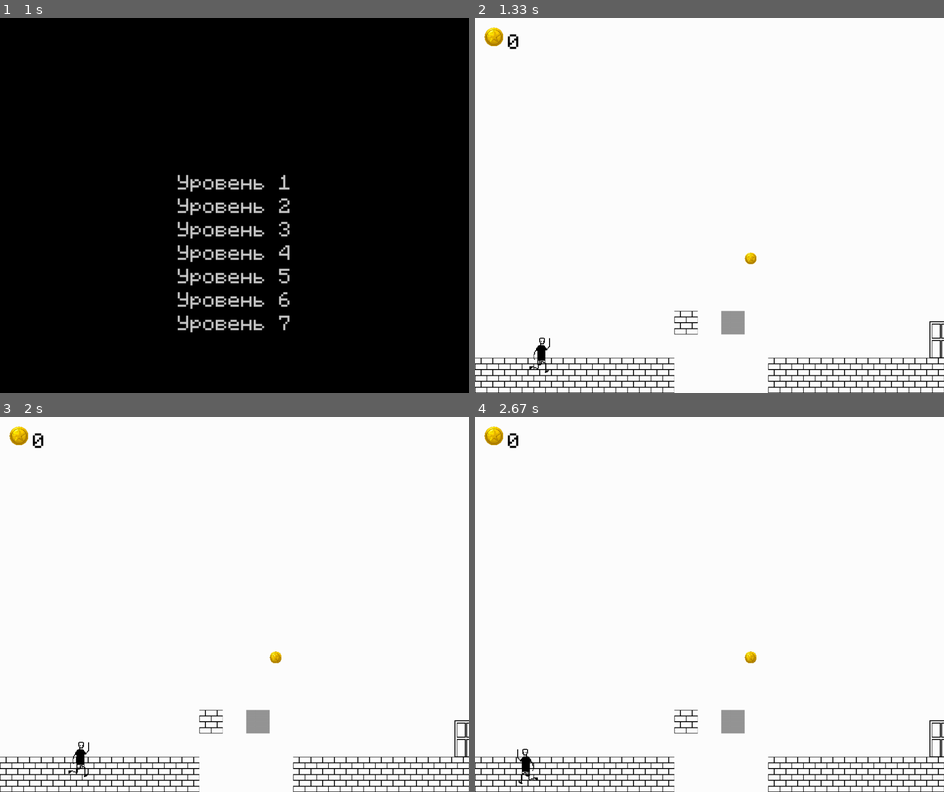
Above: before the commit, frames 1-4 (two rows, left to right).
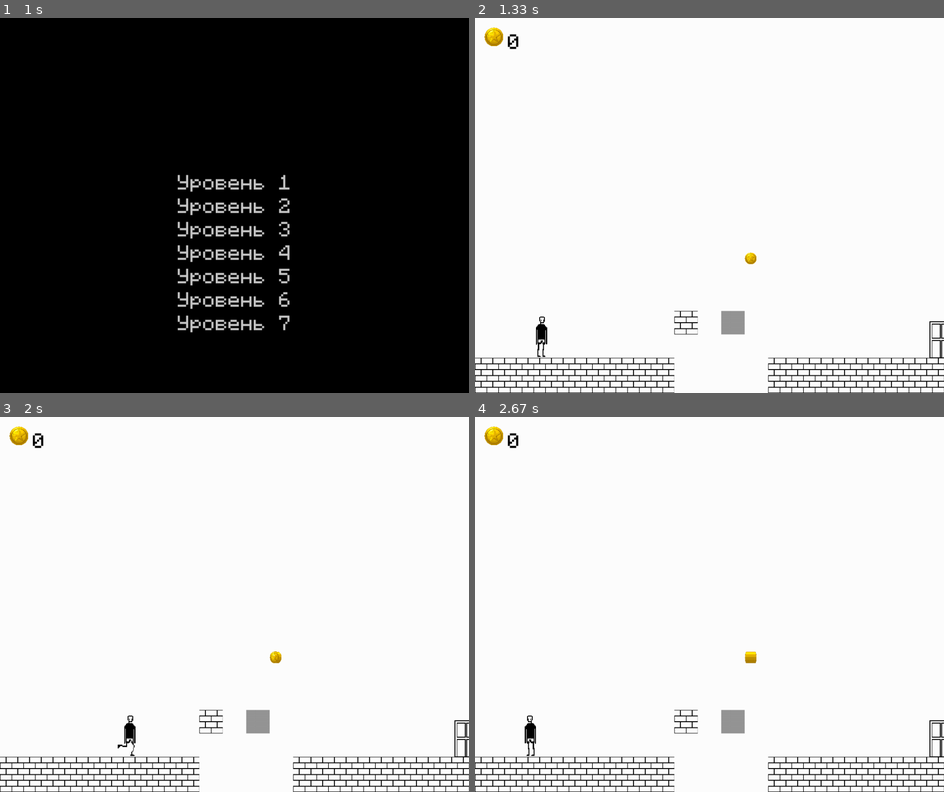
Above: after the commit, the same moments.

Repository: remalQ/pygame-project
Game: pygame game, started from Main.py
The game is run twice, just before and just after one commit, with the same random seed, the same clock (stepped at 60 frames per second) and the same inputs.
Inputs (mouse positions are in pixels of both pictures, inside the frame that each line leads up to):
- Up to frame 1 (1 s): click "Начать игру" at 0.38 s
- Up to frame 2 (1.33 s): click "Уровень 4" at 1.27 s
- Up to frame 3 (2 s): hold D from 1.55 s (still down); move the mouse to (121, 608) at 1.58 s
- Up to frame 4 (2.67 s): release D at 2.02 s; hold A 2.1-2.63 s; move the mouse to (564, 690) at 2.13 s

Frame 1 is identical in both runs. In frame 2, 0.3% of the frame differs, in the area x 11-16%, y 79-95%; in frame 3, 0.3%; in frame 4, 0.3%, in the area x 9-60%, y 62-98%.

Commit message:
Created and successfully tested HoverVisiblePlatform.py

Diff:
--- a/Create_Maps.py
+++ b/Create_Maps.py
@@ -19,7 +19,8 @@
     2: {'name': 'door', 'color': pygame.Color('blue'), 'solid': False},
     3: {'name': 'spike', 'color': pygame.Color('red'), 'solid': False},
     4: {'name': 'coin', 'color': pygame.Color('yellow'), 'solid': False},
-    5: {'name': 'breakable', 'color': pygame.Color('darkred'), 'solid': True}
+    5: {'name': 'breakable', 'color': pygame.Color('darkred'), 'solid': True},
+    6: {'name': 'hover', 'color': pygame.Color('lightgreen'), 'solid': True}
 }
 
 
@@ -178,7 +179,7 @@
                     self.show_save_dialog()
                 elif event.key == pygame.K_g:
                     self.show_grid = not self.show_grid
-                elif event.key in (pygame.K_1, pygame.K_2, pygame.K_3, pygame.K_4, pygame.K_5):
+                elif event.key in (pygame.K_1, pygame.K_2, pygame.K_3, pygame.K_4, pygame.K_5, pygame.K_6):
                     self.current_tile = event.key - pygame.K_0
 
             if event.type == pygame.MOUSEBUTTONDOWN:
@@ -218,7 +219,7 @@
 
         # Название текущего тайла
         tile_name = TILE_TYPES[self.current_tile]['name']
-        tool_text = font.render(f"Текущий: {tile_name} (1-5 для смены)", True, pygame.Color('white'))
+        tool_text = font.render(f"Текущий: {tile_name} (1-6 для смены)", True, pygame.Color('white'))
         self.screen.blit(tool_text, (10, 10))
 
         # Подсказки по управлению
--- a/Game.py
+++ b/Game.py
@@ -229,6 +229,7 @@
 
             self.draw_coin_counter()
             self.world.breaking_platform_group.update()
+            self.world.hover_visible_platform_group.update()
             self.world.update()
 
             if self.game_over == 1:
--- /dev/null
+++ b/HoverVisiblePlatform.py
@@ -0,0 +1,23 @@
+import pygame
+from Platform import Platform
+
+
+class HoverVisiblePlatform(Platform):
+    def __init__(self, x, y, width, height, image=None):
+        super().__init__(x, y, width, height, image)
+        self.original_image = self.image.copy()
+        self.image.set_alpha(0)  # Изначально невидима
+        self.hovered = False
+
+    def update(self):
+        mouse_pos = pygame.mouse.get_pos()
+
+        if self.rect.collidepoint(mouse_pos):
+            if not self.hovered:
+                self.image = self.original_image.copy()
+                self.image.set_alpha(255)  # Платформа становится полностью видимой
+                self.hovered = True
+        else:
+            if self.hovered:
+                self.image.set_alpha(0)  # Платформа снова невидима
+                self.hovered = False
--- a/Player.py
+++ b/Player.py
@@ -96,7 +96,8 @@
             dy += self.vel_y
 
             self.in_air = True  # Предполагаем, что в воздухе, пока не найдем опору
-            for tile in world.breaking_platform_group:
+            for tile in world.platform_group.sprites() + world.breaking_platform_group.sprites() \
+                    + world.hover_visible_platform_group.sprites():
                 # Коллизия по X
                 if tile.rect.colliderect(self.rect.x + dx, self.rect.y, self.rect.width, self.rect.height):
                     dx = 0
@@ -119,9 +120,10 @@
                         else:
                             self.image = self.images_left[self.index]
 
-                        # >>> Запуск таймера исчезновения платформы (если она еще не исчезла)
-                        if hasattr(tile, "start_disappear_timer") and not tile.is_disappeared:
-                            tile.start_disappear_timer()
+                        # Только для ломающихся платформ
+                        if tile in world.breaking_platform_group:
+                            if hasattr(tile, "start_disappear_timer") and not tile.is_disappeared:
+                                tile.start_disappear_timer()
 
             # Сбор монет
             collected_coins = pygame.sprite.spritecollide(self, coin_group, True)
--- a/World.py
+++ b/World.py
@@ -4,6 +4,7 @@
 from Door import Door
 from Coin import Coin
 from Platform import Platform
+from HoverVisiblePlatform import HoverVisiblePlatform
 
 
 class World:
@@ -15,6 +16,7 @@
         self.door_group = door_group
         self.coin_group = coin_group
         self.breaking_platform_group = pygame.sprite.Group()
+        self.hover_visible_platform_group = pygame.sprite.Group()
 
         self.textures = {
             1: pygame.image.load("Assets/platform.png").convert_alpha(),
@@ -49,14 +51,19 @@
                     platform = BreakingPlatform(x, y, TILE_SIZE, TILE_SIZE)
                     self.breaking_platform_group.add(platform)
 
+                elif tile == 6:
+                    platform = HoverVisiblePlatform(x, y, TILE_SIZE, TILE_SIZE)
+                    self.hover_visible_platform_group.add(platform)
+
     def draw(self, screen):
         self.platform_group.draw(screen)
         self.door_group.draw(screen)
         self.coin_group.update()
         self.coin_group.draw(screen)
         self.breaking_platform_group.draw(screen)
+        self.hover_visible_platform_group.draw(screen)
 
     def update(self):
         """Обновляет поведение интерактивных объектов"""
-        for platform in self.breaking_platform_group:
+        for platform in self.breaking_platform_group.sprites() + self.hover_visible_platform_group.sprites():
             platform.update()
